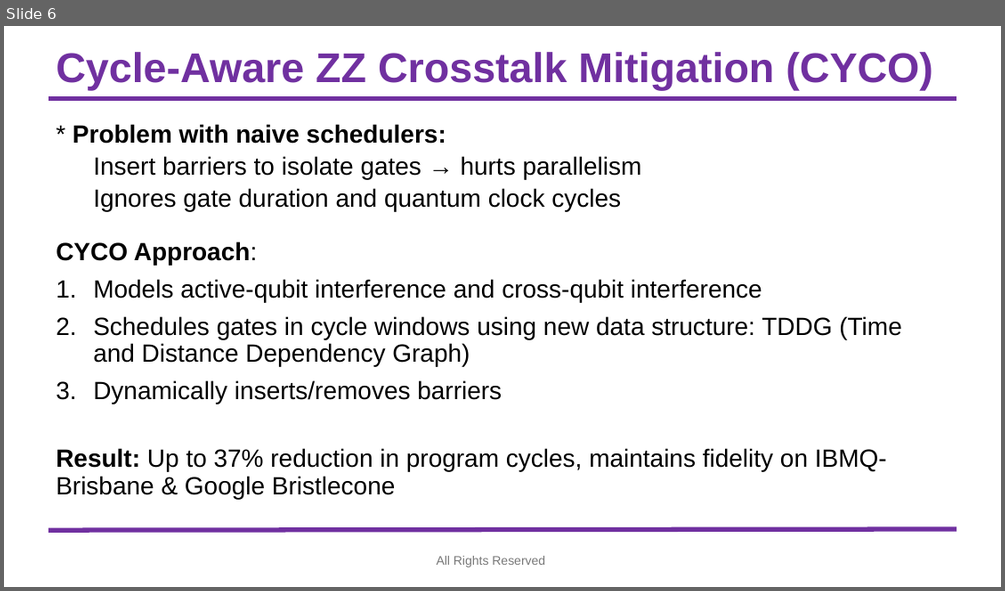
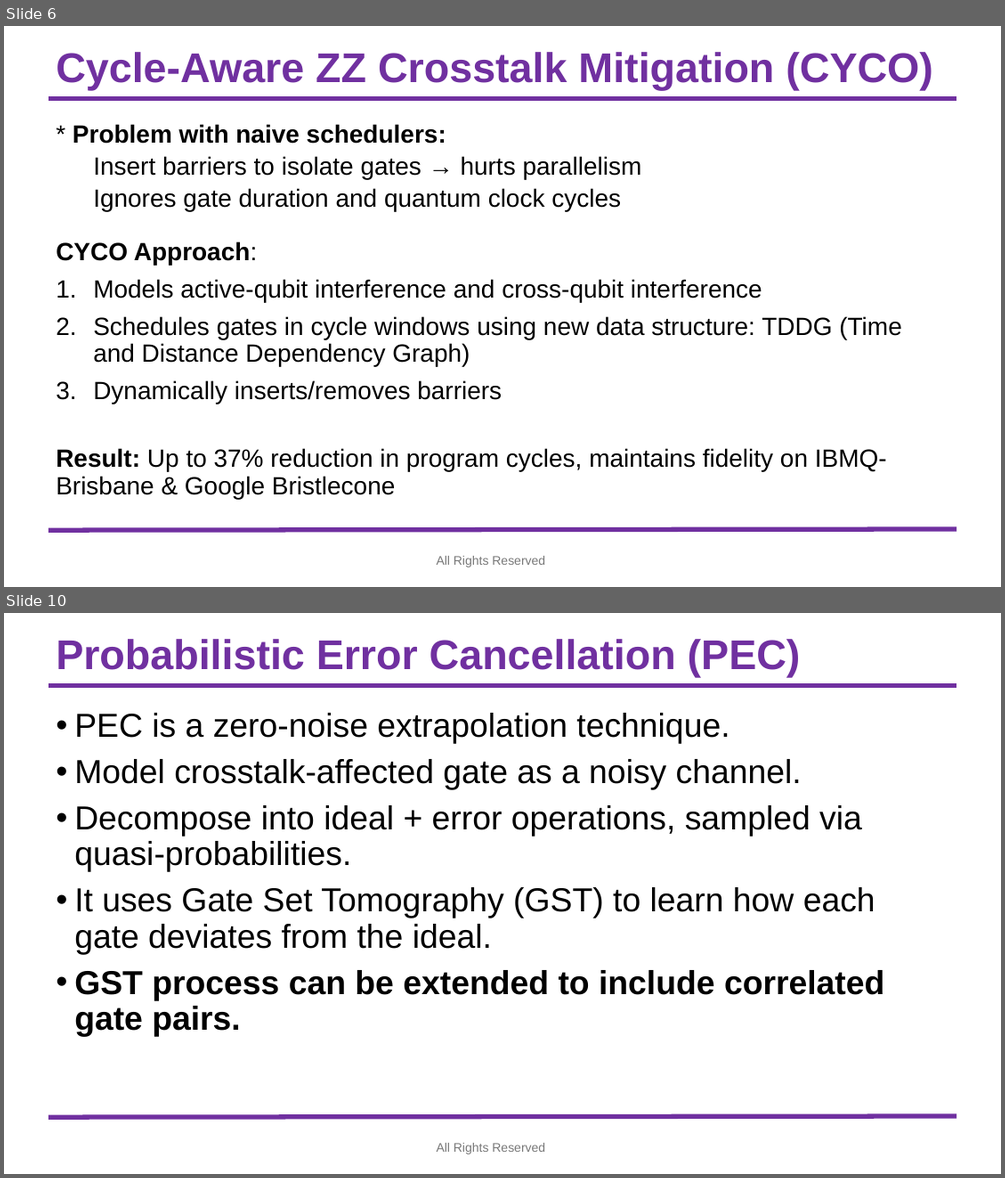
Before and after one commit to syedshubha/CrosstalkMTC, a slide deck: Crosstalk.pptx. Shown one above the other, each under a label of ours: slide 6 before the commit, slides 6 and 10 after it; the slides between them are not shown. The pictures are 1005x591 and 1005x1178 pixels, drawn with LibreOffice and Linux fonts; fonts in the diff are those of the drawing; background and template pictures are left out. Boxes give left, top, right and bottom in pixels: in the first picture for what was removed or moved away, otherwise in the second. Text is boxed around its words. In the diff, an @@ line names an element or a change of style, - is before the commit and + after.

```diff
--- a/Crosstalk.pptx
+++ b/Crosstalk.pptx
@@ slide 10 added at [4, 613, 1001, 1174], background #FFFFFF; not listed: 2 template elements that a slide beside it also shows @@
@@ title added at [56, 639, 801, 677], 40 pt, text #7030A0, bold @@
+Probabilistic Error Cancellation (PEC)
@@ text added at [74, 713, 884, 1037], 32 pt, text #000000 @@
+• PEC is a zero-noise extrapolation technique.
+• Model crosstalk-affected gate as a noisy channel.
+• Decompose into ideal + error operations, sampled via quasi-probabilities.
+• It uses Gate Set Tomography (GST) to learn how each gate deviates from the ideal.
+• GST process can be extended to include correlated gate pairs.
@@ text added at [437, 1143, 545, 1154], 12 pt, text #797979 @@
+All Rights Reserved
```
Also in this commit, not shown: 4 other slides added.
